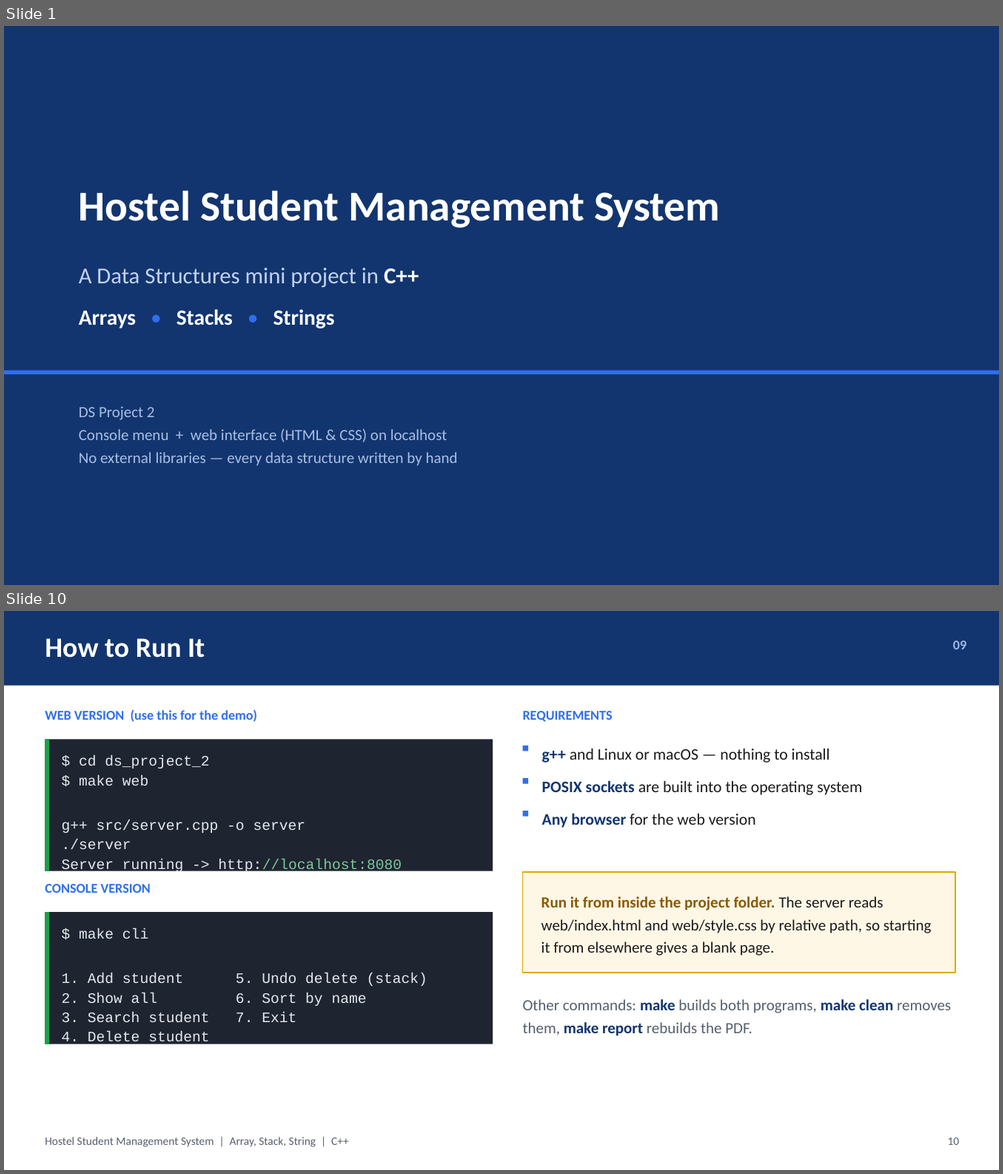
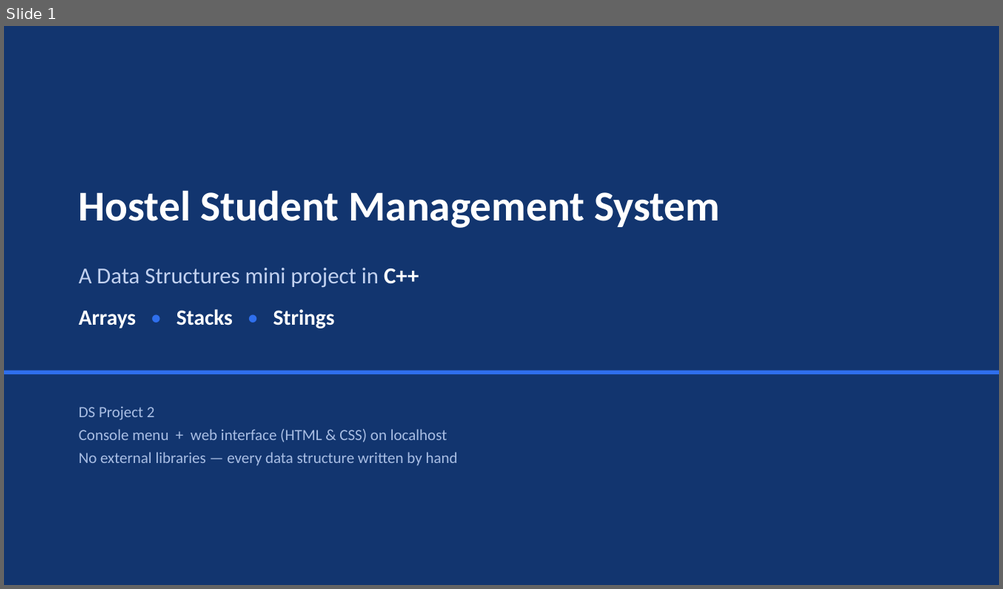
Before and after one commit to botvik155/apfa-data-structures, a slide deck: docs/DS_Project_2_Presentation.pptx. Shown one above the other, each under a label of ours: slides 1 and 10 before the commit, slide 1 after it; the slides between them are not shown. The pictures are 1003x1174 and 1003x589 pixels, drawn with LibreOffice and Linux fonts; fonts in the diff are those of the drawing. Boxes give left, top, right and bottom in pixels: in the first picture for what was removed or moved away, otherwise in the second. Text is boxed around its words. In the diff, an @@ line names an element or a change of style, - is before the commit and + after.

```diff
--- a/docs/DS_Project_2_Presentation.pptx
+++ b/docs/DS_Project_2_Presentation.pptx
@@ slide 10 removed at [4,611,999,1170], background #FFFFFF @@
@@ rectangle removed at [4,611,999,686] @@
@@ text removed at [45,638,205,658] @@
-How to Run It
@@ text removed at [953,641,966,649] @@
-09
@@ text removed at [45,709,257,722] @@
-WEB VERSION (use this for the demo)
@@ text removed at [523,711,612,722] @@
-REQUIREMENTS
@@ rectangle removed at [45,739,492,871] @@
@@ rectangle removed at [45,739,50,871] @@
@@ text removed at [62,756,401,874] @@
-$ cd ds_project_2
-$ make web
-g++ src/server.cpp -o server
-./server
-Server running -> http://localhost:8080
@@ rectangle removed at [523,745,528,751] @@
@@ text removed at [542,749,830,763] @@
-g++ and Linux or macOS — nothing to install
@@ rectangle removed at [523,778,528,783] @@
@@ text removed at [542,780,862,795] @@
-POSIX sockets are built into the operating system
@@ rectangle removed at [523,811,528,816] @@
@@ text removed at [542,813,756,828] @@
-Any browser for the web version
@@ rectangle removed at [523,872,956,973] @@
@@ text removed at [45,884,151,893] @@
-CONSOLE VERSION
@@ text removed at [541,897,931,956] @@
-Run it from inside the project folder. The server reads web/index.html and web/style.css by relative path, so starting it from elsewhere gives a blank page.
@@ rectangle removed at [45,912,492,1045] @@
@@ rectangle removed at [45,912,50,1045] @@
@@ text removed at [62,928,427,1022] @@
-$ make cli
-1. Add student 5. Undo delete (stack)
-2. Show all 6. Sort by name
-3. Search student 7. Exit
-4. Delete student
@@ text removed at [523,999,950,1037] @@
-Other commands: make builds both programs, make clean removes them, make report rebuilds the PDF.
@@ text removed at [45,1137,349,1147] @@
-Hostel Student Management System | Array, Stack, String | C++
@@ text removed at [948,1138,959,1145] @@
-10
```
Also in this commit, not shown: 6 slides changed, 1 slide added, 8 other slides removed, 3 other files.
